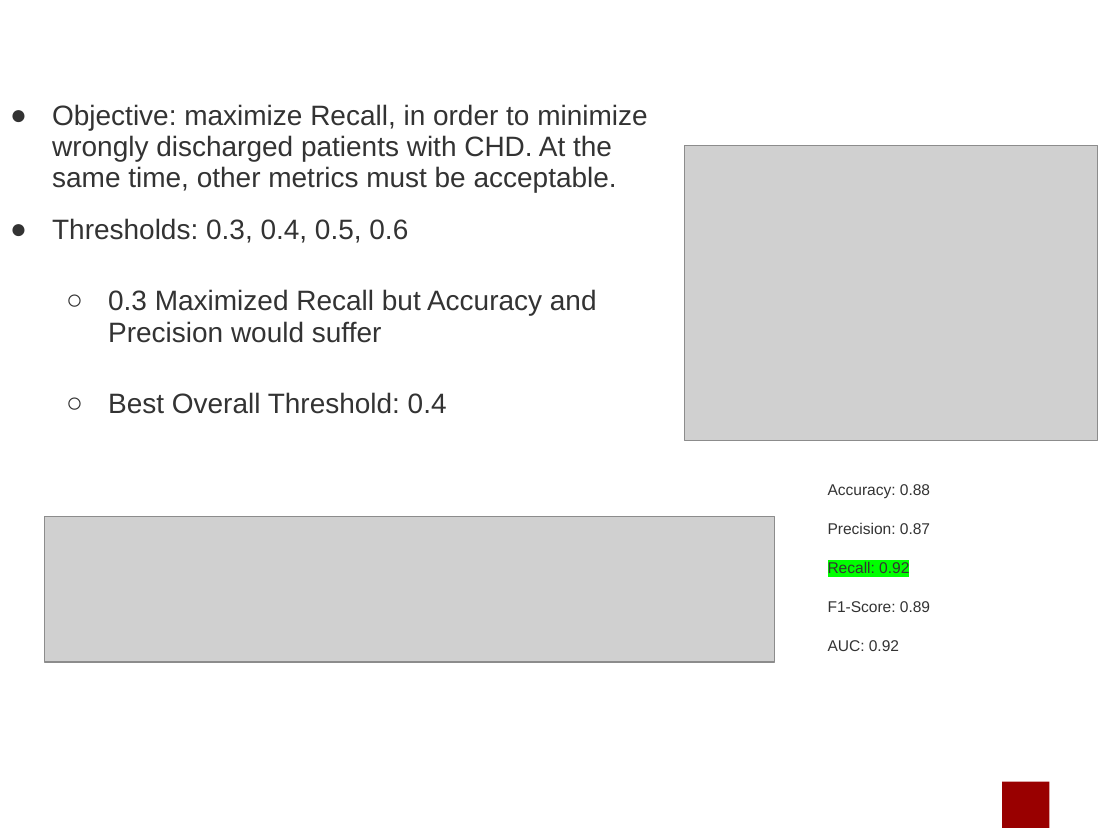
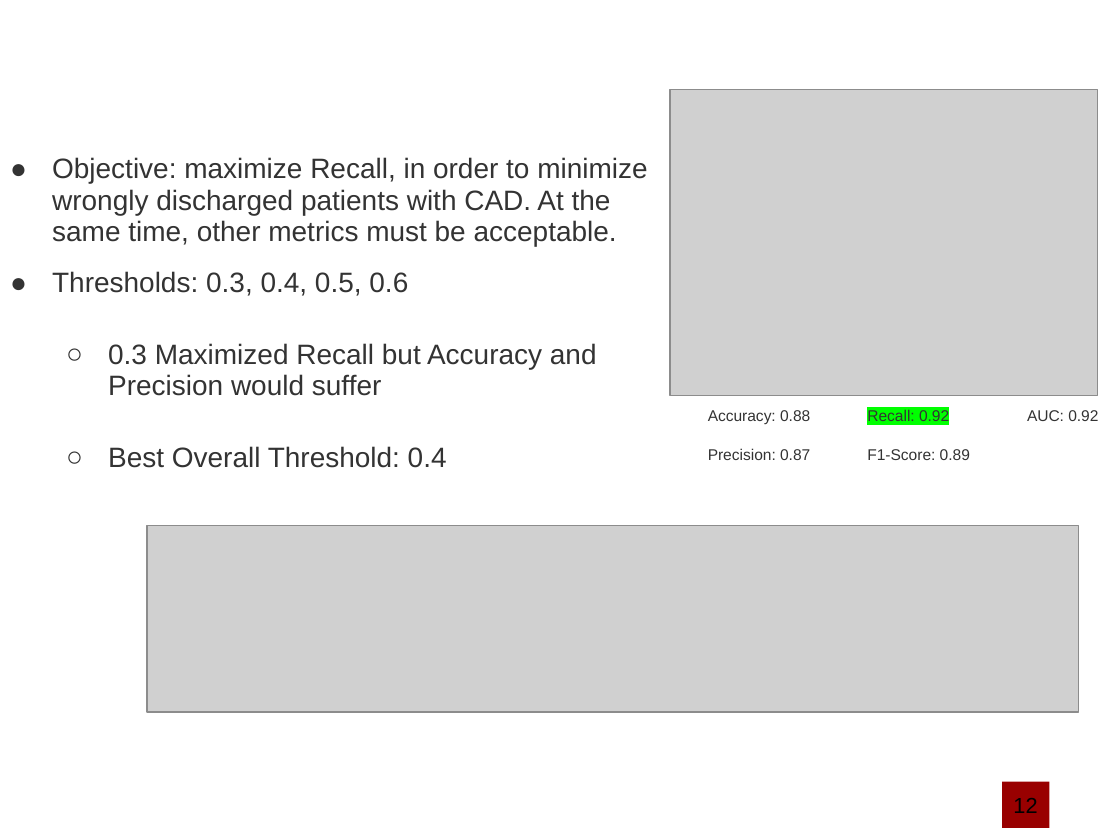
Before and after one commit to marcouderzo/CoronaryHeartDisease-Prediction, a slide deck: slide 15 of slides.pptx (slide 13 before the commit). Drawn at 1120x840 pixels with LibreOffice and Linux fonts; fonts in the diff are those of the drawing; grey boxes stand for pictures; background and template pictures are left out. Boxes give left, top, right and bottom in pixels: in the first picture for what was removed or moved away, otherwise in the second. Text is boxed around its words. In the diff, an @@ line names an element or a change of style, - is before the commit and + after.

```diff
--- a/slides.pptx
+++ b/slides.pptx
@@ picture: place and size @@
-picture at <box>684,146,1098,441</box>
+picture at <box>670,90,1098,395</box>
@@ text at <box>52,157,647,246</box>: text changed @@
-● Objective: maximize Recall, in order to minimize wrongly discharged patients with CHD. At the same time, other metrics must be acceptable.
+● Objective: maximize Recall, in order to minimize wrongly discharged patients with CAD. At the same time, other metrics must be acceptable.
@@ text "Accuracy: 0.88": place and size @@
-text "Accuracy: 0.88" at <box>828,484,930,651</box>
+text "Accuracy: 0.88" at <box>708,410,1098,460</box>
@@ text "Accuracy: 0.88" at <box>708,410,1098,460</box>: columns 1 to 3 @@
@@ picture: place and size @@
-picture at <box>45,516,775,662</box>
+picture at <box>147,526,1079,712</box>
@@ page number at <box>1011,809,1046,813</box>: text changed @@
-13/10
+15/10
@@ text in rectangle at <box>1013,798,1037,813</box>: text added @@
+12
```
Also in this commit, not shown: 17 other slides changed, 3 slides added, 1 slide removed, 2 other files.
